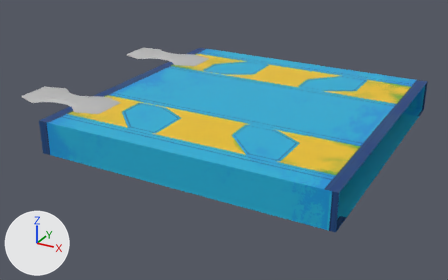
Two versions of the FBX model Assets/Art/Track/pre vis/PV_TStraight.fbx, one commit apart.
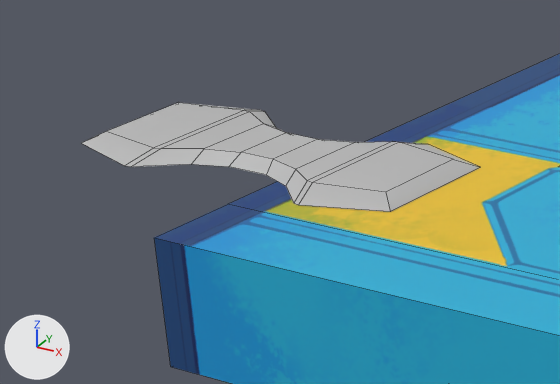
The first picture shows the older version from a 50 mm camera at (21.5, -43.5, 18.5) aimed at (-1.9, -0.9, -2.9). The close-ups show both versions on the part from 0% to 32% of the width and 22% to 56% of the height of that picture; other places that the commit changed are outside them. Every picture has the same lights, and +X, +Y and +Z are marked at lower left. The close-ups show mesh edges as thin lines. Where no turn or scale is listed for an object, it has been applied to the vertices.

The first close-up shows 'clip3', 'polySurface25'.
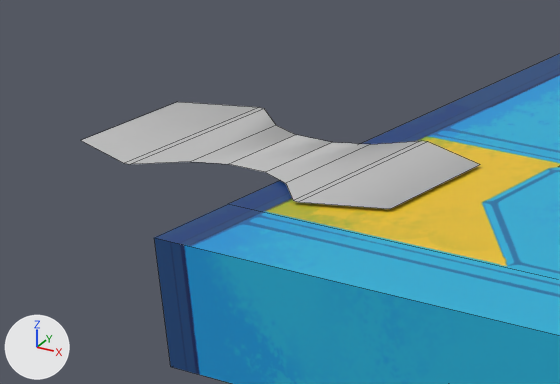
Boxes (x1, y1, x2, y2) around the edits, measured in the close-ups (560 x 384 px):
'clip3', reshaped, moved
    before: (82, 103, 480, 212)
    after: (81, 102, 480, 209)
part 1 of me_mesh_001, cut back
    before: (82, 103, 480, 212)
    after: (81, 102, 480, 209)

What the commit changed:
me_mesh_001 is used by ob_clip3; location (-1.06, 0.0, -0.03).
me_mesh_001 had 80 vertices, 58 faces and spanned x -16.0..-7.7, y -9.3..9.3, z 0.9..1.1.
me_mesh_001 now has 40 vertices, 18 faces and spans x -16.0..-7.7, y -9.3..9.3, z 0.9.
Part 1, on me_mesh_001:
20 vertices are removed from x -15.6..-8.1, y -8.6..-5.9, z 1.1.
29 faces are deleted.
9 new faces join them.
me_mesh_001 part 2: the surface is now shaded smooth.
Object 'clip3' (ob_clip3) moves from (-1.06, 0.0, -0.03) to (-1.06, 0.0, 0.03).
